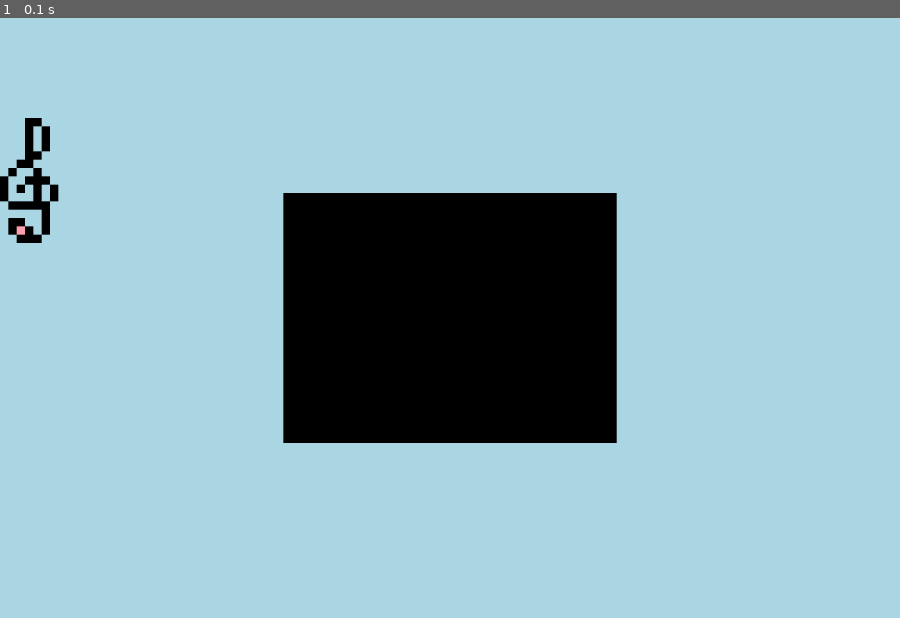
Above: before the commit, frame 1.
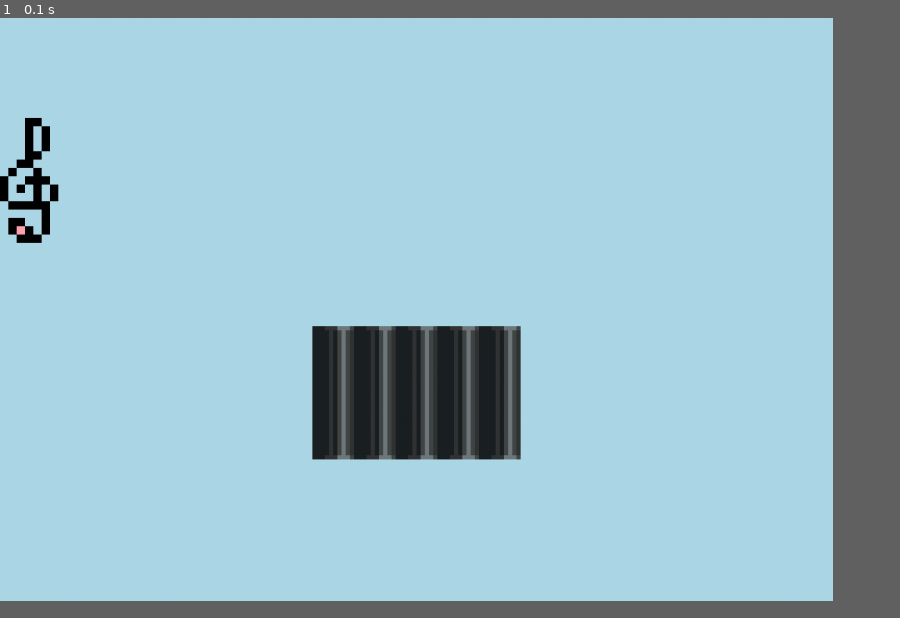
Above: after the commit, the same moment.

Repository: ImACaasje/Pygame-Game-Jam
Game: pygame game, started from scripts/main.py
Two runs of this game, one before a commit and one after it. Both use one fixed random seed, a clock stepped at 60 frames per second and the inputs below.
Inputs:
- Up to frame 1 (0.1 s): no input
In our replay, the window is 900x600 before the commit and 833x583 after it. These sizes can differ from the game's own. Grey fills any space a smaller window leaves; there, only what the larger window draws over its background counts as a difference.

The runs differ from the first frame. In frame 1, 16% of the frame differs, in the area x 0-69%, y 27-74%.

Commit message:
tubes + geen slaapritme (episode 2)

Diff:
--- a/scripts/globals.py
+++ b/scripts/globals.py
@@ -2,7 +2,7 @@
 from pygame.math import Vector2 as Vector
 import sys
 
-SCREENWIDTH, SCREENHEIGHT = 1080, 720
+SCREENWIDTH, SCREENHEIGHT = 1000, 700
 FRAMERATE = 144
 
 SPRITES = {'note1': '..\\data\\sprites\\notes\\note1.png',
--- a/scripts/main.py
+++ b/scripts/main.py
@@ -8,7 +8,8 @@
         pygame.init()
         self.screen = pygame.display.set_mode((SCREENWIDTH, SCREENHEIGHT))
         pygame.display.set_caption(caption)
-        if icon: pygame.display.set_icon(icon)
+        if icon:
+            pygame.display.set_icon(icon)
         self.clock = pygame.time.Clock()
 
         self.Scene = Scene()
@@ -21,8 +22,8 @@
                 if event.type == pygame.QUIT:
                     self.close()
 
-            self.Organ.update()
             self.Scene.update(dt)
+            self.Organ.update_tubes()
             pygame.display.update()
 
     def close(self) -> None:
--- a/scripts/organ.py
+++ b/scripts/organ.py
@@ -7,65 +7,64 @@
         self.level = level
         self.screen = pygame.display.get_surface()
 
-        self.keys_toggled = {'f': False,
-                             'g': False,
-                             'h': False,
-                             'j': False,
-                             'k': False}
+        self.keys_toggled = {'F': False,
+                             'G': False,
+                             'H': False,
+                             'J': False,
+                             'K': False}
 
-        self.tubes = {"A": Tube('A'),
-                 "B": Tube('B'),
-                 "C": Tube('C'),
-                 "D": Tube('D'),
-                 "E": Tube('E'),
-                 "F": Tube('F'),
-                 "G": Tube('G')}
+        self.tubes = {"F": Tube('A', self.screen, 400, 450),
+                      "G": Tube('B', self.screen, 450, 450),
+                      "H": Tube('C', self.screen, 500, 450),
+                      "J": Tube('D', self.screen, 550, 450),
+                      "K": Tube('E', self.screen, 600, 450)}
 
         self.rects = []
 
-    def input(self):
+    def update_tubes(self):
         keys = pygame.key.get_pressed()
 
         if keys[pygame.K_f]:
-            if not self.keys_toggled['f']:
-                print('f pressed')
-                self.keys_toggled['f'] = True
-                self.tubes['A'].play_note()
+            if not self.keys_toggled['F']:
+                self.keys_toggled['F'] = True
+                self.tubes['F'].play_note()
 
         else:
-            self.keys_toggled['f'] = False
+            self.keys_toggled['F'] = False
 
         if keys[pygame.K_g]:
-            if not self.keys_toggled['g']:
-                print('g pressed')
-                self.keys_toggled['g'] = True
-                self.tubes['B'].play_note()
+            if not self.keys_toggled['G']:
+                self.keys_toggled['G'] = True
+                self.tubes['G'].play_note()
         else:
-            self.keys_toggled['g'] = False
+            self.keys_toggled['G'] = False
 
         if keys[pygame.K_h]:
-            if not self.keys_toggled['h']:
-                print('h pressed')
-                self.keys_toggled['h'] = True
-                self.tubes['C'].play_note()
+            if not self.keys_toggled['H']:
+                self.keys_toggled['H'] = True
+                self.tubes['H'].play_note()
         else:
-            self.keys_toggled['h'] = False
+            self.keys_toggled['H'] = False
 
         if keys[pygame.K_j]:
-            if not self.keys_toggled['j']:
-                print('j pressed')
-                self.keys_toggled['j'] = True
-                self.tubes['D'].play_note()
+            if not self.keys_toggled['J']:
+                self.keys_toggled['J'] = True
+                self.tubes['J'].play_note()
         else:
-            self.keys_toggled['j'] = False
+            self.keys_toggled['J'] = False
 
         if keys[pygame.K_k]:
-            if not self.keys_toggled['k']:
-                print('k pressed')
-                self.keys_toggled['k'] = True
-                self.tubes['E'].play_note()
+            if not self.keys_toggled['K']:
+                self.keys_toggled['K'] = True
+                self.tubes['K '].play_note()
         else:
-            self.keys_toggled['k'] = False
+            self.keys_toggled['K'] = False
 
-    def update(self):
-        self.input()
+        # // update all tubes
+        for tube_name, tube in self.tubes.items():
+            if self.keys_toggled[tube_name] is False:
+                state = 'inactive'
+            else:
+                state = 'active'
+
+            tube.draw_tube(state)
--- a/scripts/scene.py
+++ b/scripts/scene.py
@@ -13,7 +13,7 @@
 
         # test
         self.gsleutel = Sprite(pygame.transform.scale_by(self.textures['g-sleutel'], 10), (40, 200), self.all_sprites)
-        self.organ = Sprite(pygame.Surface((400, 300)), (SCREENWIDTH / 2, SCREENHEIGHT / 2), self.all_sprites)
+        # self.organ = Sprite(pygame.Surface((400, 300)), (SCREENWIDTH / 2, SCREENHEIGHT / 2), self.all_sprites)
 
     @staticmethod
     def setup() -> dict:
--- a/scripts/tube.py
+++ b/scripts/tube.py
@@ -2,8 +2,22 @@
 
 
 class Tube:
-    def __init__(self, tone):
+    def __init__(self, tone, screen, x, y):
+        self.tube_image = pygame.transform.scale_by(
+            pygame.image.load('..\\data\\sprites\\tubes\\tubeVert.png'), 5)
+        self.tube_rect = self.tube_image.get_rect()
+        self.tube_rect.center = (x, y)
         self.tone = tone
+        self.screen = screen
+        self.x = x
+        self.y = y
+
+    def draw_tube(self, state):
+        """Draw Tube on screen"""
+        if state == 'inactive':
+            self.screen.blit(self.tube_image, self.tube_rect)
+
+        print('draw')
 
     def play_note(self):
         path_to_note = f'..\\data\\soundeffects\\notes\\note_{self.tone}.wav'
